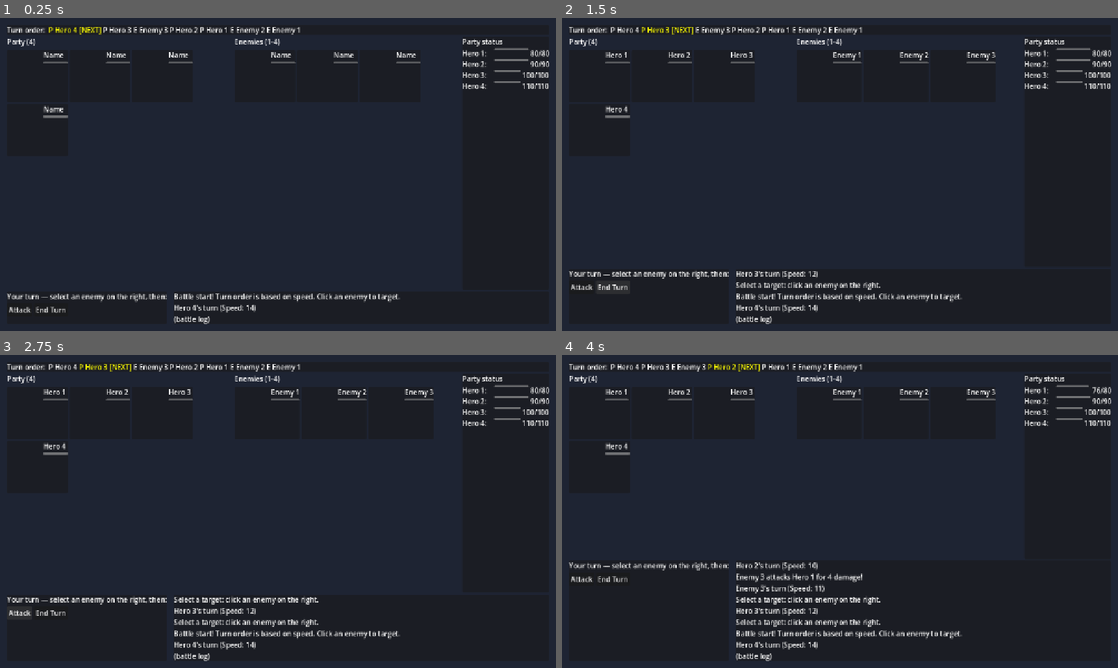
Above: before the commit, frames 1-4 (two rows, left to right).
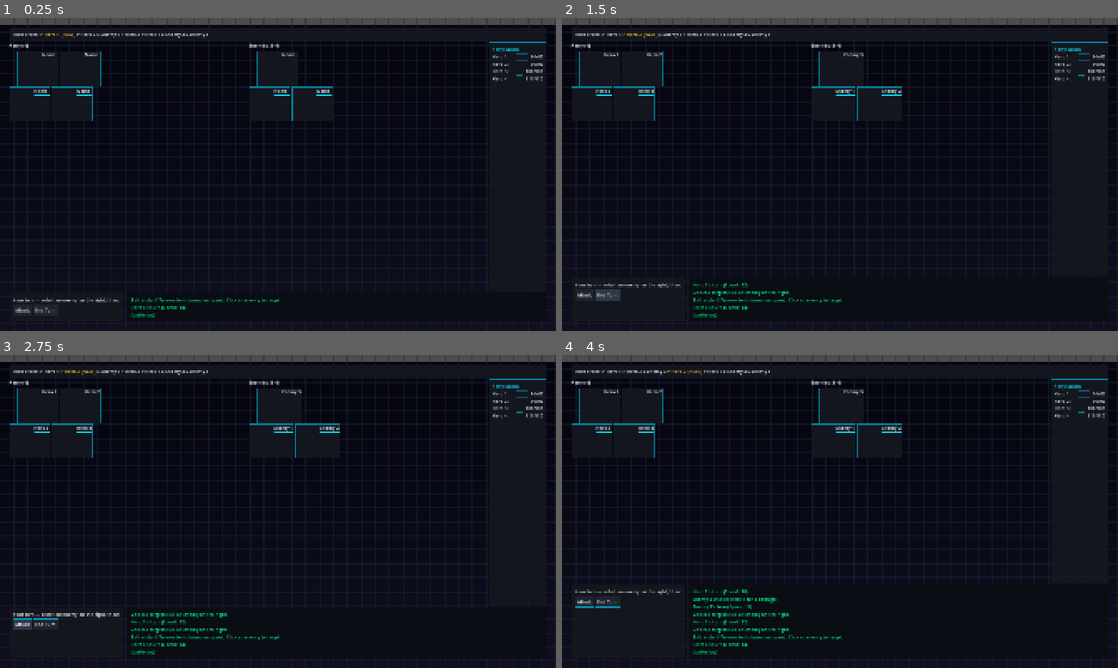
Above: after the commit, the same moments.

Repository: DinisMiranda/three_game
Game: Godot game, scene res://scenes/main/main.tscn
Two runs of this game, one before a commit and one after it. Both use one fixed random seed, a clock stepped at 60 frames per second and the inputs below.
Inputs (mouse positions are in pixels of both pictures, inside the frame that each line leads up to):
- Up to frame 1 (0.25 s): no input
- Up to frame 2 (1.5 s): click "Attack" at 0.5 s; click "End Turn" at 1.25 s
- Up to frame 3 (2.75 s): click "Attack" at 2 s
- Up to frame 4 (4 s): click "End Turn" at 2.75 s; tap Enter at 3.5 s; move the mouse to (600, 414) at 3.52 s; click (600, 414) at 3.67 s

The runs differ from the first frame. In frame 1, 42% of the frame differs, in the area x 0-100%, y 0-98%; in frame 2, 43%; in frame 3, 43%; in frame 4, 37%.

Commit message:
chore: fixing scenarie issues

Diff:
--- a/project.godot
+++ b/project.godot
@@ -21,8 +21,8 @@
 
 [display]
 
-window/size/viewport_width=1280
-window/size/viewport_height=720
+window/size/viewport_width=1920
+window/size/viewport_height=1080
 window/stretch/mode="canvas_items"
 
 [input]
--- a/scenes/battle/battle_scene.tscn
+++ b/scenes/battle/battle_scene.tscn
@@ -1,6 +1,7 @@
-[gd_scene load_steps=2 format=3 uid="uid://battle_scene_001"]
+[gd_scene load_steps=3 format=3 uid="uid://battle_scene_001"]
 
 [ext_resource type="Script" path="res://scripts/battle/battle_scene.gd" id="1_battle"]
+[ext_resource type="Script" path="res://scripts/battle/sci_fi_background.gd" id="2_scifi"]
 
 [node name="BattleScene" type="Control"]
 layout_mode = 3
@@ -11,14 +12,14 @@
 grow_vertical = 2
 script = ExtResource("1_battle")
 
-[node name="Background" type="ColorRect" parent="."]
+[node name="SciFiBackground" type="Control" parent="."]
 layout_mode = 1
 anchors_preset = 15
 anchor_right = 1.0
 anchor_bottom = 1.0
 grow_horizontal = 2
 grow_vertical = 2
-color = Color(0.12, 0.14, 0.2, 1)
+script = ExtResource("2_scifi")
 
 [node name="Margin" type="MarginContainer" parent="."]
 layout_mode = 1
@@ -27,10 +28,10 @@
 anchor_bottom = 1.0
 grow_horizontal = 2
 grow_vertical = 2
-theme_override_constants/margin_left = 16
-theme_override_constants/margin_top = 16
-theme_override_constants/margin_right = 16
-theme_override_constants/margin_bottom = 16
+theme_override_constants/margin_left = 32
+theme_override_constants/margin_top = 32
+theme_override_constants/margin_right = 32
+theme_override_constants/margin_bottom = 32
 
 [node name="VBox" type="VBoxContainer" parent="Margin"]
 layout_mode = 2
@@ -65,10 +66,10 @@
 layout_mode = 2
 text = "Party (4)"
 
-[node name="PartySlots" type="FlowContainer" parent="Margin/VBox/ArenaRow/PartyArena"]
+[node name="PartySlots" type="VBoxContainer" parent="Margin/VBox/ArenaRow/PartyArena"]
 layout_mode = 2
 size_flags_vertical = 3
-theme_override_constants/separation = 8
+theme_override_constants/separation = 4
 
 [node name="EnemyArena" type="VBoxContainer" parent="Margin/VBox/ArenaRow"]
 layout_mode = 2
@@ -79,10 +80,10 @@
 layout_mode = 2
 text = "Enemies (1-4)"
 
-[node name="EnemySlots" type="FlowContainer" parent="Margin/VBox/ArenaRow/EnemyArena"]
+[node name="EnemySlots" type="VBoxContainer" parent="Margin/VBox/ArenaRow/EnemyArena"]
 layout_mode = 2
 size_flags_vertical = 3
-theme_override_constants/separation = 8
+theme_override_constants/separation = 4
 
 [node name="PartyStatsPanel" type="PanelContainer" parent="Margin/VBox/ArenaRow"]
 layout_mode = 2
--- a/scenes/battle/battler_slot.tscn
+++ b/scenes/battle/battler_slot.tscn
@@ -15,7 +15,7 @@
 size_flags_horizontal = 0
 custom_minimum_size = Vector2(80, 100)
 expand_mode = 1
-stretch_mode = 5
+stretch_mode = 4
 
 [node name="Info" type="VBoxContainer" parent="HBox"]
 layout_mode = 2
--- a/scripts/battle/battle_scene.gd
+++ b/scripts/battle/battle_scene.gd
@@ -3,11 +3,13 @@
 ## Placeholder sprite for all; enemies are flipped. Click enemy to target.
 
 const BattlerSlotScene = preload("res://scenes/battle/battler_slot.tscn")
-const PlaceholderTexture = preload("res://assets/character_placeholder.png")
+
+# Load placeholder at runtime so Godot's import is used (fixes missing image on some setups)
+var _placeholder_texture: Texture2D
 
 @onready var turn_order_list: HBoxContainer = $Margin/VBox/TurnOrderBar/TurnOrderHBox/TurnOrderList
-@onready var party_slots_container: FlowContainer = $Margin/VBox/ArenaRow/PartyArena/PartySlots
-@onready var enemy_slots_container: FlowContainer = $Margin/VBox/ArenaRow/EnemyArena/EnemySlots
+@onready var party_slots_container: VBoxContainer = $Margin/VBox/ArenaRow/PartyArena/PartySlots
+@onready var enemy_slots_container: VBoxContainer = $Margin/VBox/ArenaRow/EnemyArena/EnemySlots
 @onready var stats_list: VBoxContainer = $Margin/VBox/ArenaRow/PartyStatsPanel/StatsVBox/StatsList
 @onready var log_label: Label = $Margin/VBox/BottomRow/LogPanel/Log
 @onready var actions_panel: PanelContainer = $Margin/VBox/BottomRow/ActionsPanel
@@ -19,7 +21,19 @@
 var _party_slots: Array[BattlerSlot] = []
 var _enemy_slots: Array[BattlerSlot] = []
 
+# Sci-fi palette (Red Rising / Sun Eater / Dungeon Crawler Carl)
+const _COLOR_PANEL := Color(0.08, 0.09, 0.12, 0.95)
+const _COLOR_BORDER := Color(0.0, 0.85, 1.0, 0.6)
+const _COLOR_TEXT := Color(0.9, 0.92, 0.95, 1)
+const _COLOR_ACCENT := Color(0.0, 0.9, 1.0, 1)
+const _COLOR_LOG := Color(0.0, 1.0, 0.55, 0.95)
+const _COLOR_NEXT := Color(1.0, 0.75, 0.2, 1)
+
 func _ready() -> void:
+	_placeholder_texture = load("res://assets/character_placeholder.png") as Texture2D
+	if _placeholder_texture == null:
+		_placeholder_texture = preload("res://assets/character_placeholder.png") as Texture2D
+	_apply_sci_fi_theme()
 	battle_manager = BattleManager.new()
 	add_child(battle_manager)
 	battle_manager.turn_started.connect(_on_turn_started)
@@ -29,6 +43,49 @@
 	attack_btn.pressed.connect(_on_attack_pressed)
 	end_turn_btn.pressed.connect(_on_end_turn_pressed)
 	_start_sample_battle()
+
+func _apply_sci_fi_theme() -> void:
+	var panel_style = StyleBoxFlat.new()
+	panel_style.bg_color = _COLOR_PANEL
+	panel_style.border_color = _COLOR_BORDER
+	panel_style.set_border_width_all(1)
+	panel_style.set_corner_radius_all(0)
+	panel_style.set_content_margin_all(12)
+
+	var turn_bar = $Margin/VBox/TurnOrderBar
+	if turn_bar is PanelContainer:
+		turn_bar.add_theme_stylebox_override("panel", panel_style.duplicate())
+	$Margin/VBox/TurnOrderBar/TurnOrderHBox/TurnOrderLabel.add_theme_color_override("font_color", _COLOR_TEXT)
+
+	$Margin/VBox/ArenaRow/PartyArena/PartyLabel.add_theme_color_override("font_color", _COLOR_TEXT)
+	$Margin/VBox/ArenaRow/EnemyArena/EnemyLabel.add_theme_color_override("font_color", _COLOR_TEXT)
+
+	var stats_panel_style = panel_style.duplicate()
+	$Margin/VBox/ArenaRow/PartyStatsPanel.add_theme_stylebox_override("panel", stats_panel_style)
+	$Margin/VBox/ArenaRow/PartyStatsPanel/StatsVBox/StatsTitle.add_theme_color_override("font_color", _COLOR_ACCENT)
+
+	var actions_style = panel_style.duplicate()
+	$Margin/VBox/BottomRow/ActionsPanel.add_theme_stylebox_override("panel", actions_style)
+	$Margin/VBox/BottomRow/ActionsPanel/ActionsVBox/ActionsLabel.add_theme_color_override("font_color", _COLOR_TEXT)
+	$Margin/VBox/BottomRow/ActionsPanel/ActionsVBox/Buttons/AttackBtn.add_theme_color_override("font_color", _COLOR_TEXT)
+	$Margin/VBox/BottomRow/ActionsPanel/ActionsVBox/Buttons/AttackBtn.add_theme_stylebox_override("normal", _make_btn_style(false))
+	$Margin/VBox/BottomRow/ActionsPanel/ActionsVBox/Buttons/AttackBtn.add_theme_stylebox_override("hover", _make_btn_style(true))
+	$Margin/VBox/BottomRow/ActionsPanel/ActionsVBox/Buttons/EndTurnBtn.add_theme_color_override("font_color", _COLOR_TEXT)
+	$Margin/VBox/BottomRow/ActionsPanel/ActionsVBox/Buttons/EndTurnBtn.add_theme_stylebox_override("normal", _make_btn_style(false))
+	$Margin/VBox/BottomRow/ActionsPanel/ActionsVBox/Buttons/EndTurnBtn.add_theme_stylebox_override("hover", _make_btn_style(true))
+
+	var log_style = panel_style.duplicate()
+	(log_style as StyleBoxFlat).bg_color = Color(0.04, 0.05, 0.08, 0.98)
+	$Margin/VBox/BottomRow/LogPanel.add_theme_stylebox_override("panel", log_style)
+	log_label.add_theme_color_override("font_color", _COLOR_LOG)
+
+func _make_btn_style(hover: bool) -> StyleBoxFlat:
+	var s = StyleBoxFlat.new()
+	s.bg_color = Color(0.12, 0.14, 0.18, 1) if not hover else Color(0.18, 0.22, 0.28, 1)
+	s.border_color = _COLOR_BORDER
+	s.set_border_width_all(1)
+	s.set_content_margin_all(8)
+	return s
 
 func _start_sample_battle() -> void:
 	var party: Array = []
@@ -59,6 +116,18 @@
 	_refresh_party_stats_panel()
 	_log("Battle start! Turn order is based on speed. Click an enemy to target.")
 
+func _make_row(container: VBoxContainer, behind: bool) -> HBoxContainer:
+	var h = HBoxContainer.new()
+	h.add_theme_constant_override("separation", 8)
+	if behind:
+		var m = MarginContainer.new()
+		m.add_theme_constant_override("margin_left", 28)
+		m.add_child(h)
+		container.add_child(m)
+	else:
+		container.add_child(h)
+	return h
+
 func _build_arena() -> void:
 	# Clear existing
 	for c in party_slots_container.get_children():
@@ -70,24 +139,53 @@
 
 	var party = battle_manager.get_party()
 	var enemies = battle_manager.get_enemies()
-	var tex = PlaceholderTexture
-
-	for i in party.size():
-		var slot: BattlerSlot = BattlerSlotScene.instantiate()
-		slot.slot_index = i
-		slot.is_party = true
-		slot.setup(party[i], tex)
-		party_slots_container.add_child(slot)
-		_party_slots.append(slot)
-
-	for i in enemies.size():
-		var slot: BattlerSlot = BattlerSlotScene.instantiate()
-		slot.slot_index = i
-		slot.is_party = false
-		slot.setup(enemies[i], tex)
-		slot.slot_clicked.connect(_on_enemy_slot_clicked)
-		enemy_slots_container.add_child(slot)
-		_enemy_slots.append(slot)
+	var tex = _placeholder_texture
+	if tex == null:
+		push_warning("Placeholder texture not found at res://assets/character_placeholder.png")
+
+	# Party: > formation — back row (2) then front row (2), back row indented
+	var party_back_row = _make_row(party_slots_container, true)
+	var party_front_row = _make_row(party_slots_container, false)
+	for i in [0, 1]:
+		if i < party.size():
+			var slot: BattlerSlot = BattlerSlotScene.instantiate()
+			slot.slot_index = i
+			slot.is_party = true
+			slot.setup(party[i], tex)
+			party_back_row.add_child(slot)
+			_party_slots.append(slot)
+	for i in [2, 3]:
+		if i < party.size():
+			var slot: BattlerSlot = BattlerSlotScene.instantiate()
+			slot.slot_index = i
+			slot.is_party = true
+			slot.setup(party[i], tex)
+			party_front_row.add_child(slot)
+			_party_slots.append(slot)
+
+	# Enemies: < formation — back row then front row, back row indented
+	var n = enemies.size()
+	var enemy_back_row = _make_row(enemy_slots_container, true)
+	var enemy_front_row = _make_row(enemy_slots_container, false)
+	if n >= 3:
+		for i in [2, 3]:
+			if i < n:
+				var slot: BattlerSlot = BattlerSlotScene.instantiate()
+				slot.slot_index = i
+				slot.is_party = false
+				slot.setup(enemies[i], tex)
+				slot.slot_clicked.connect(_on_enemy_slot_clicked)
+				enemy_back_row.add_child(slot)
+				_enemy_slots.append(slot)
+	for i in [0, 1]:
+		if i < n:
+			var slot: BattlerSlot = BattlerSlotScene.instantiate()
+			slot.slot_index = i
+			slot.is_party = false
+			slot.setup(enemies[i], tex)
+			slot.slot_clicked.connect(_on_enemy_slot_clicked)
+			enemy_front_row.add_child(slot)
+			_enemy_slots.append(slot)
 	_on_turn_order_updated(battle_manager.get_current_battler())
 
 func _refresh_arena_slots() -> void:
@@ -105,21 +203,31 @@
 	for c in stats_list.get_children():
 		c.queue_free()
 	var party = battle_manager.get_party()
+	var bar_bg = StyleBoxFlat.new()
+	bar_bg.bg_color = Color(0.06, 0.07, 0.1, 1)
+	bar_bg.set_corner_radius_all(2)
+	var bar_fill = StyleBoxFlat.new()
+	bar_fill.bg_color = _COLOR_ACCENT
+	bar_fill.set_corner_radius_all(2)
 	for i in party.size():
 		var s: BattlerStats = party[i]
 		var row = HBoxContainer.new()
 		var name_l = Label.new()
 		name_l.text = s.display_name + ":"
-		name_l.custom_minimum_size.x = 70
+		name_l.custom_minimum_size.x = 80
+		name_l.add_theme_color_override("font_color", _COLOR_TEXT)
 		row.add_child(name_l)
 		var bar = ProgressBar.new()
 		bar.max_value = float(s.max_hp)
 		bar.value = float(s.current_hp)
 		bar.show_percentage = false
 		bar.size_flags_horizontal = Control.SIZE_EXPAND_FILL
+		bar.add_theme_stylebox_override("background", bar_bg)
+		bar.add_theme_stylebox_override("fill", bar_fill)
 		row.add_child(bar)
 		var hp_l = Label.new()
-		hp_l.text = "%d/%d" % [s.current_hp, s.max_hp]
+		hp_l.text = " %d/%d" % [s.current_hp, s.max_hp]
+		hp_l.add_theme_color_override("font_color", _COLOR_TEXT)
 		row.add_child(hp_l)
 		stats_list.add_child(row)
 
@@ -156,7 +264,9 @@
 		chip.text = "%s %s" % [side, s.display_name]
 		if i == cur_idx:
 			chip.text += " [NEXT]"
-			chip.add_theme_color_override("font_color", Color.YELLOW)
+			chip.add_theme_color_override("font_color", _COLOR_NEXT)
+		else:
+			chip.add_theme_color_override("font_color", _COLOR_TEXT)
 		turn_order_list.add_child(chip)
 
 func _on_enemy_slot_clicked(slot_index: int, is_party: bool) -> void:
--- a/scripts/battle/battler_slot.gd
+++ b/scripts/battle/battler_slot.gd
@@ -4,6 +4,8 @@
 ## Used for both party (left) and enemies (right). Enemies get sprite flipped.
 
 signal slot_clicked(slot_index: int, is_party: bool)
+
+const PLACEHOLDER_PATH := "res://assets/character_placeholder.png"
 
 @export var slot_index: int = 0
 @export var is_party: bool = true
@@ -18,13 +20,58 @@
 func _ready() -> void:
 	mouse_filter = Control.MOUSE_FILTER_STOP
 	gui_input.connect(_on_gui_input)
+	# Sci-fi panel style
+	var panel_style = StyleBoxFlat.new()
+	panel_style.bg_color = Color(0.08, 0.09, 0.12, 0.95)
+	panel_style.border_color = Color(0.0, 0.85, 1.0, 0.5)
+	panel_style.set_border_width_all(1)
+	add_theme_stylebox_override("panel", panel_style)
+	if name_label:
+		name_label.add_theme_color_override("font_color", Color(0.9, 0.92, 0.95, 1))
+	if hp_bar:
+		hp_bar.add_theme_stylebox_override("background", _make_bar_style(false))
+		hp_bar.add_theme_stylebox_override("fill", _make_bar_style(true))
+	# Ensure TextureRect can grow and show texture
+	if texture_rect:
+		texture_rect.custom_minimum_size = Vector2(80, 100)
+		texture_rect.expand_mode = TextureRect.EXPAND_IGNORE_SIZE
+		texture_rect.stretch_mode = TextureRect.STRETCH_KEEP_ASPECT_CENTERED
 
 func setup(stats: BattlerStats, texture: Texture2D) -> void:
 	_stats = stats
-	if texture_rect and texture:
-		texture_rect.texture = texture
-		texture_rect.flip_h = not is_party  # Enemies face left
+	var tex: Texture2D = texture
+	if tex == null:
+		tex = _load_placeholder_here()
+	if tex == null:
+		tex = _make_fallback_texture()
+	if texture_rect:
+		texture_rect.texture = tex
+		texture_rect.flip_h = not is_party
 	refresh()
+
+func _make_bar_style(fill: bool) -> StyleBoxFlat:
+	var s = StyleBoxFlat.new()
+	s.set_corner_radius_all(2)
+	if fill:
+		s.bg_color = Color(0.0, 0.9, 1.0, 0.8)
+	else:
+		s.bg_color = Color(0.06, 0.07, 0.1, 1)
+	return s
+
+func _load_placeholder_here() -> Texture2D:
+	# Load in slot context; sometimes fixes path resolution
+	var r = ResourceLoader.load(PLACEHOLDER_PATH, "Texture2D", ResourceLoader.CACHE_MODE_REUSE)
+	return r as Texture2D
+
+func _make_fallback_texture() -> Texture2D:
+	# Always show something: sci-fi cyan/dark placeholder
+	var img = Image.create(64, 64, false, Image.FORMAT_RGBA8)
+	img.fill(Color(0.1, 0.12, 0.18, 1))
+	for y in 8:
+		for x in 8:
+			if (x + y) % 2 == 0:
+				img.fill_rect(Rect2i(x * 8, y * 8, 8, 8), Color(0.0, 0.85, 1.0, 0.5))
+	return ImageTexture.create_from_image(img)
 
 func refresh() -> void:
 	if _stats == null:
--- /dev/null
+++ b/scripts/battle/sci_fi_background.gd
@@ -0,0 +1,27 @@
+extends Control
+## Sci-fi battle background: dark gradient + subtle grid (Red Rising / Sun Eater / Dungeon Crawler Carl vibe).
+
+func _draw() -> void:
+	# Dark gradient: near-black to deep blue-black
+	var size = get_size()
+	var from_color = Color(0.02, 0.02, 0.06, 1)
+	var to_color = Color(0.06, 0.06, 0.12, 1)
+	for i in 20:
+		var t = float(i) / 20.0
+		var c = from_color.lerp(to_color, t)
+		var y = size.y * (t + 0.02)
+		var h = size.y / 20.0 + 2
+		draw_rect(Rect2(0, y, size.x, h), c)
+	# Subtle grid
+	var grid_color = Color(0.12, 0.15, 0.22, 0.4)
+	var step = 48
+	var x = 0
+	while x <= size.x:
+		draw_line(Vector2(x, 0), Vector2(x, size.y), grid_color)
+		x += step
+	var y = 0
+	while y <= size.y:
+		draw_line(Vector2(0, y), Vector2(size.x, y), grid_color)
+		y += step
+	# Thin accent line along bottom (HUD feel)
+	draw_rect(Rect2(0, size.y - 2, size.x, 2), Color(0.0, 0.9, 1.0, 0.25))
